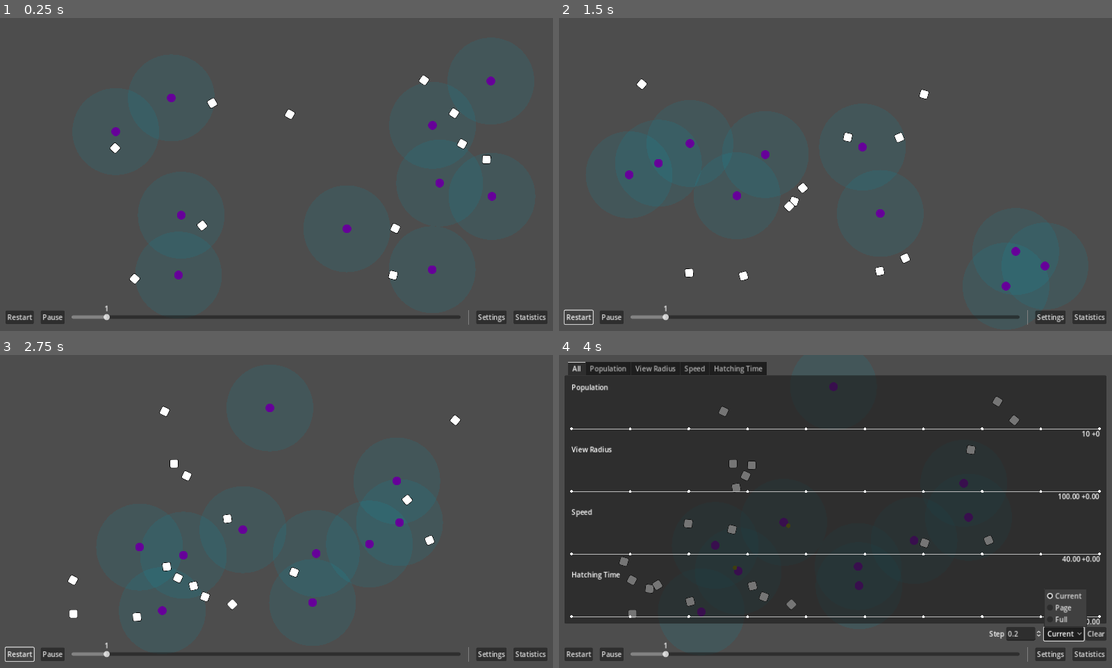
Above: before the commit, frames 1-4 (two rows, left to right).
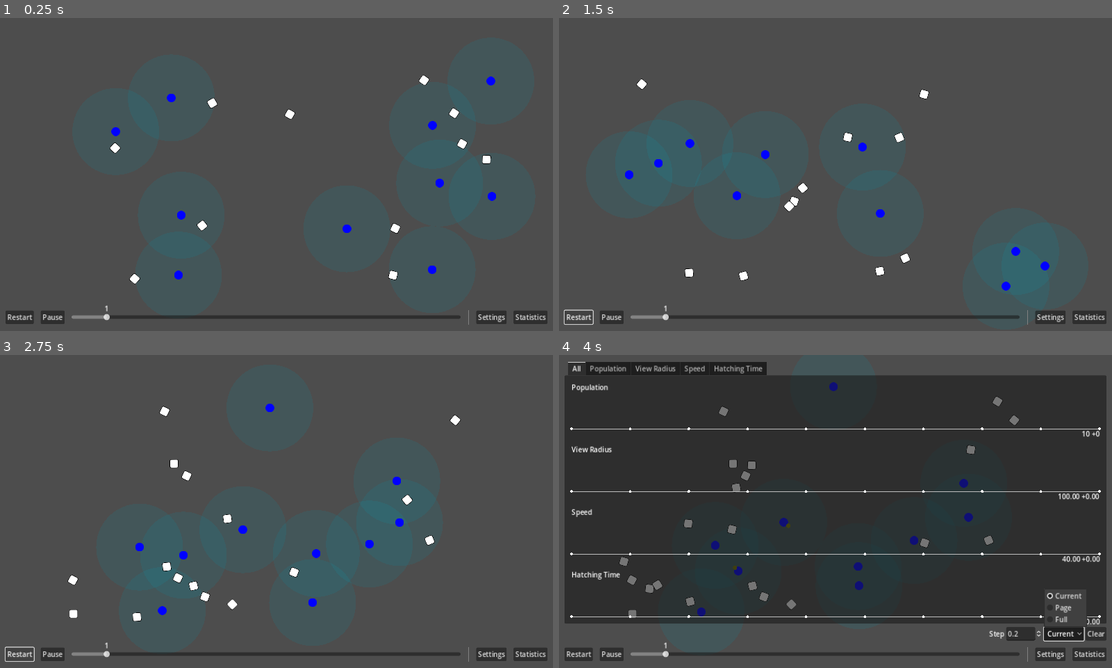
Above: after the commit, the same moments.

Repository: wivest/Natural-Selection
Game: Godot game, scene res://main.tscn
Same seed, same stepped clock (60 frames per second), same inputs: the game is played once before the commit and once after it.
Inputs:
- Up to frame 1 (0.25 s): no input
- Up to frame 2 (1.5 s): click "Restart" at 0.5 s; click "Restart" at 1.25 s
- Up to frame 3 (2.75 s): click "Restart" at 2 s
- Up to frame 4 (4 s): click "Statistics" at 2.75 s; click "Current" at 3.5 s

The runs differ from the first frame. In frame 1, 0.4% of the frame differs, in the area x 20-90%, y 18-84%; in frame 2, 0.4%; in frame 3, 0.4%; in frame 4, 0.3%.

Commit message:
feat: create color speed minimum

Diff:
--- a/entities/creature/nodes/body.gd
+++ b/entities/creature/nodes/body.gd
@@ -1,6 +1,7 @@
 class_name Body
 extends Sprite2D
 
+static var color_speed_min: float = 100
 static var speed_color_cap: float = 100:
 	set(value):
 		speed_color_cap = value
@@ -11,4 +12,4 @@
 	update_color(owner.genome.genes["speed"].value)
 
 func update_color(speed: float):
-	modulate = speed_color.sample(speed / speed_color_cap) # set color based on speed
+	modulate = speed_color.sample((speed - color_speed_min) / speed_color_cap) # set color based on speed
